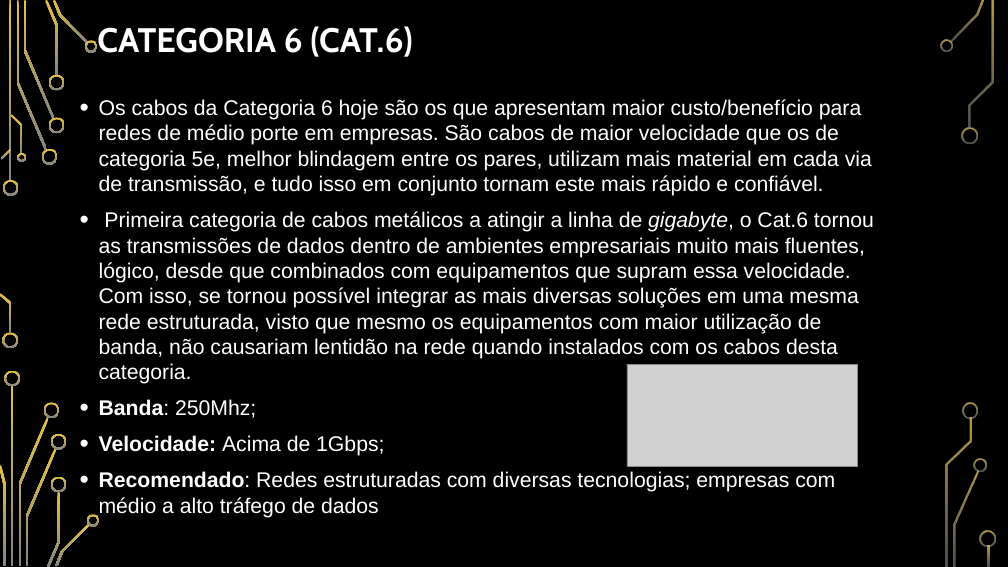
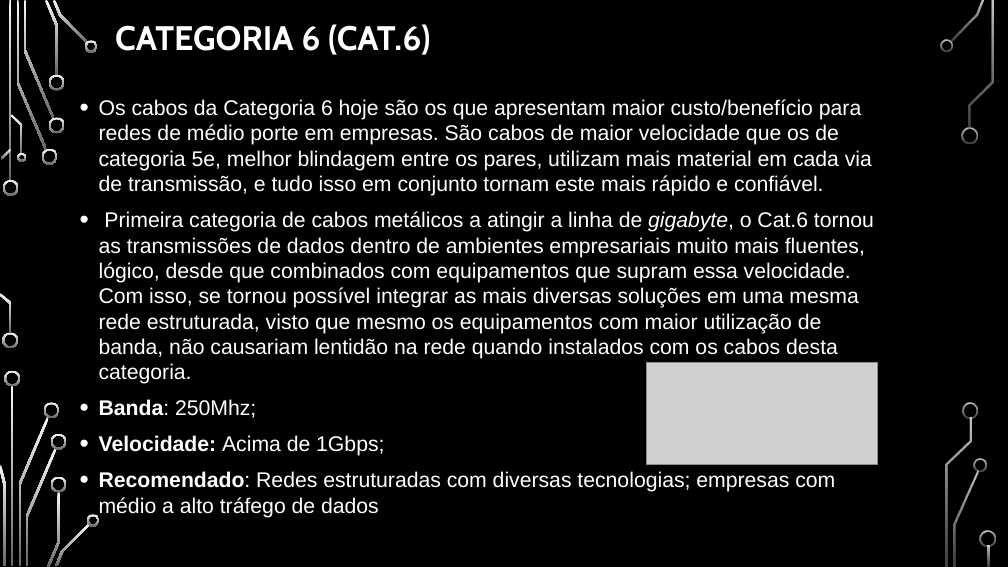
Before and after one commit to BrunoRicardo2/BrunoRicardo2, a slide deck: slide 4 of Trabalho Pratico.pptx (slide 5 before the commit). Drawn at 1008x567 pixels with LibreOffice and Linux fonts; fonts in the diff are those of the drawing; grey boxes stand for pictures; background and template pictures are left out. Boxes give left, top, right and bottom in pixels: in the first picture for what was removed or moved away, otherwise in the second. Text is boxed around its words. In the diff, an @@ line names an element or a change of style, - is before the commit and + after.

```diff
--- a/Trabalho Pratico.pptx
+++ b/Trabalho Pratico.pptx
@@ fill gradient #E5C243 to #848484 to gradient #F8F8F8 to #666666 in 36 elements at <box>3,180,19,196</box>, <box>2,333,18,349</box>, <box>17,1,47,150</box>, <box>42,149,57,165</box>, <box>23,1,54,119</box>, <box>45,0,58,76</box>, <box>48,117,64,133</box>, <box>48,75,64,91</box>, <box>53,0,88,44</box>, <box>85,40,98,52</box>, <box>1,149,11,160</box>, <box>0,293,11,333</box>, <box>11,114,23,154</box>, <box>17,153,26,162</box>, <box>11,386,14,566</box>, <box>18,417,48,566</box>, <box>5,371,20,386</box>, <box>0,465,5,566</box>, <box>44,402,60,418</box>, <box>26,448,57,566</box>, <box>47,492,60,567</box>, <box>51,434,67,450</box>, <box>51,476,67,492</box>, <box>55,523,90,566</box>, <box>87,514,100,526</box>, <box>950,0,985,42</box>, <box>940,39,953,52</box>, <box>962,127,978,143</box>, <box>954,471,979,566</box>, <box>974,459,987,472</box>, <box>969,1,994,129</box>, <box>963,402,979,418</box>, <box>946,417,972,566</box>, <box>980,531,996,547</box>, <box>988,545,990,566</box>, <box>9,1,11,181</box> @@
@@ title "CATEGORIA 6 (CAT.6)": place and size @@
-title "CATEGORIA 6 (CAT.6)" at <box>97,26,412,57</box>
+title "CATEGORIA 6 (CAT.6)" at <box>115,24,430,55</box>
@@ picture: place and size @@
-picture at <box>627,364,858,467</box>
+picture at <box>647,363,877,465</box>
```
Also in this commit, not shown: 6 other slides changed, 1 slide added, 1 slide removed, 1 other file.
